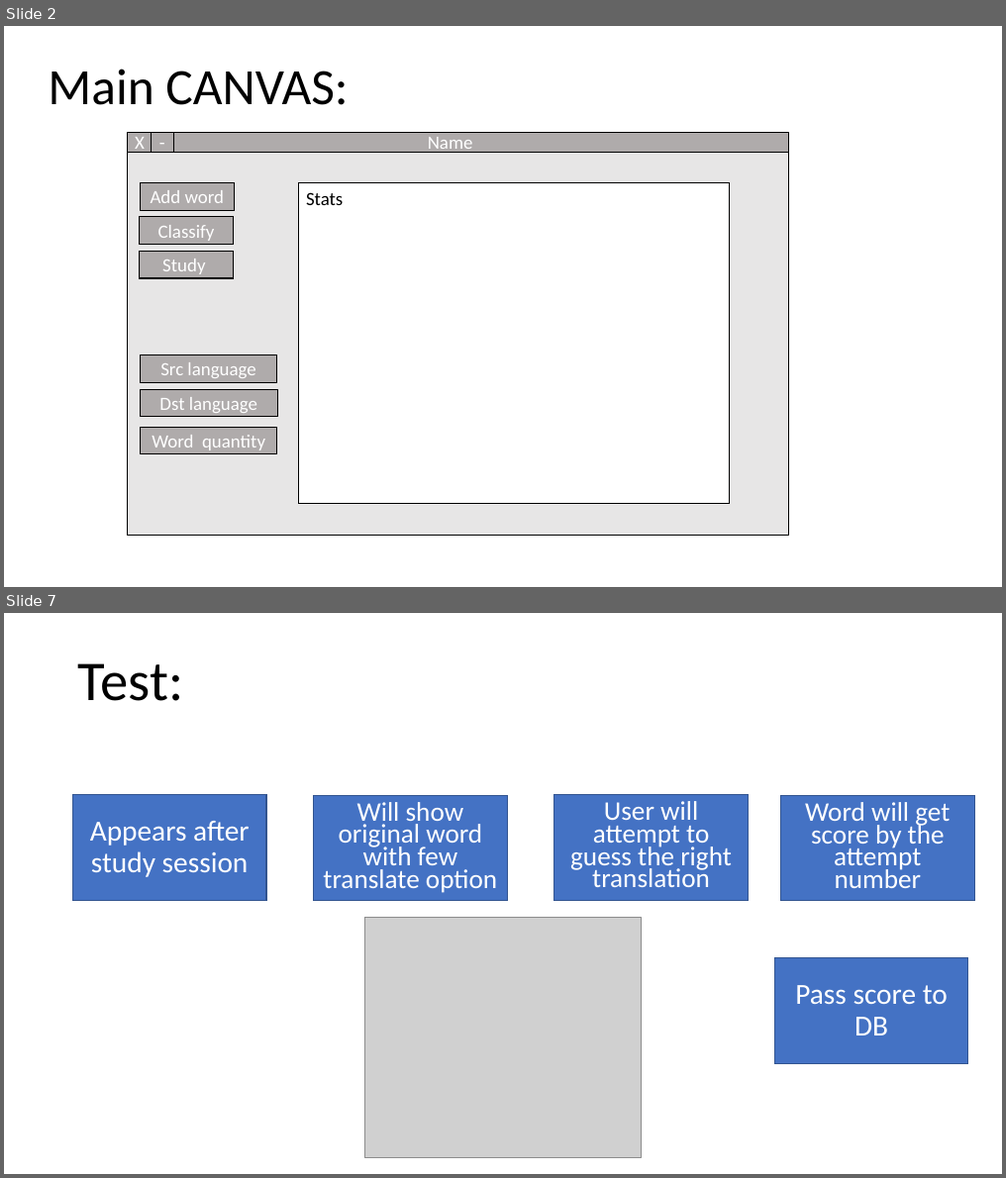
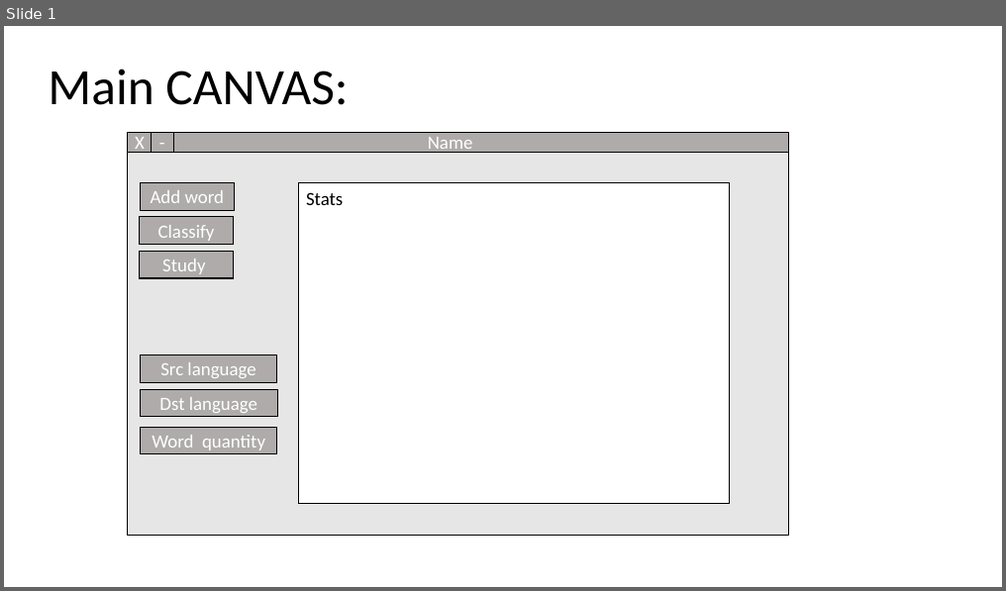
Before and after one commit to avivpaskaro/master_vocabulary, a slide deck: Project scheme.pptx. Shown one above the other, each under a label of ours: slides 2 and 7 before the commit, slide 1 after it; the slides between them are not shown. The pictures are 1006x1178 and 1006x591 pixels, drawn with LibreOffice and Linux fonts; fonts in the diff are those of the drawing; grey boxes stand for pictures. Boxes give left, top, right and bottom in pixels: in the first picture for what was removed or moved away, otherwise in the second. Text is boxed around its words. In the diff, an @@ line names an element or a change of style, - is before the commit and + after.

```diff
--- a/Project scheme.pptx
+++ b/Project scheme.pptx
@@ slide 7 removed at (x1=4, y1=613, x2=1002, y2=1174), background #FFFFFF @@
@@ title removed at (x1=78, y1=663, x2=183, y2=701) @@
-Test:
@@ rectangle removed at (x1=73, y1=795, x2=266, y2=900) @@
-Appears after study session
@@ text removed at (x1=314, y1=796, x2=508, y2=901) @@
-Will show original word with few translate option
@@ rectangle removed at (x1=554, y1=795, x2=748, y2=900) @@
-User will attempt to guess the right translation
@@ rectangle removed at (x1=781, y1=796, x2=975, y2=901) @@
-Word will get score by the attempt number
@@ picture removed at (x1=364, y1=918, x2=642, y2=1158) @@
@@ rectangle removed at (x1=774, y1=959, x2=968, y2=1063) @@
-Pass score to DB
@@ what was slide 2 is now slide 1 @@
```
Also in this commit, not shown: 3 slides changed, 1 slide added, 3 other slides removed.
